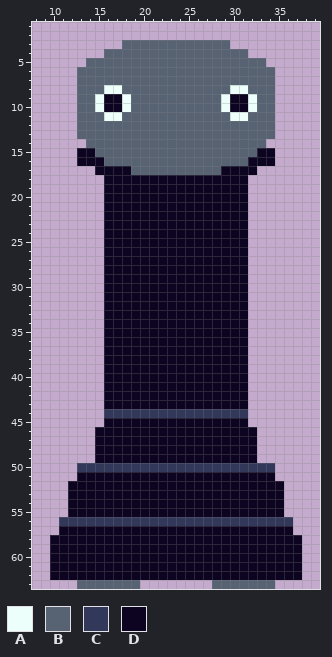
Two versions of one pixel-art file, assets/robot.aseprite. The picture above was drawn from the file before the commit.
48x64 pixels, 1 frame. Shown: x 8..39, y 1..63.
Palette (. is transparent): A #ecfffb  B #576373  C #323859  D #0c0421
Once edited:
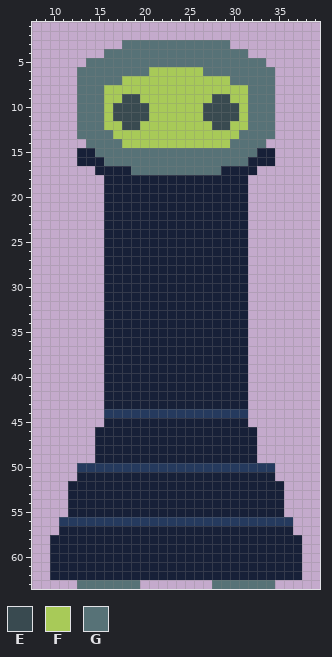
Colours new in this view: E #394a50  F #a8ca58  G #577277
What changed:
@@ palette @@
-C #323859
+C #253a5e
-D #0c0421
+D #172038
--- layers "head", "body"
@@ x 8..39 @@
  2 ................................
- 3 ..........BBBBBBBBBBBB..........
- 4 ........BBBBBBBBBBBBBBBB........
- 5 ......BBBBBBBBBBBBBBBBBBBB......
- 6 .....BBBBBBBBBBBBBBBBBBBBBB.....
- 7 .....BBBBBBBBBBBBBBBBBBBBBB.....
- 8 .....BBBAABBBBBBBBBBBBAABBB.....
- 9 .....BBADDABBBBBBBBBBADDABB.....
-10 .....BBADDABBBBBBBBBBADDABB.....
-11 .....BBBAABBBBBBBBBBBBAABBB.....
-12 .....BBBBBBBBBBBBBBBBBBBBBB.....
-13 .....BBBBBBBBBBBBBBBBBBBBBB.....
-14 ......BBBBBBBBBBBBBBBBBBBB......
-15 .....DDBBBBBBBBBBBBBBBBBBDD.....
-16 .....DDDBBBBBBBBBBBBBBBBDDD.....
-17 .......DDDDBBBBBBBBBBDDDD.......
+ 3 ..........GGGGGGGGGGGG..........
+ 4 ........GGGGGGGGGGGGGGGG........
+ 5 ......GGGGGGGGGGGGGGGGGGGG......
+ 6 .....GGGGGGGGFFFFFFGGGGGGGG.....
+ 7 .....GGGGGFFFFFFFFFFFFGGGGG.....
+ 8 .....GGGFFFFFFFFFFFFFFFFGGG.....
+ 9 .....GGGFFEEFFFFFFFFEEFFGGG.....
+10 .....GGGFEEEEFFFFFFEEEEFGGG.....
+11 .....GGGFEEEEFFFFFFEEEEFGGG.....
+12 .....GGGFFEEFFFFFFFFEEFFGGG.....
+13 .....GGGGFFFFFFFFFFFFFFGGGG.....
+14 ......GGGGFFFFFFFFFFFFGGGG......
+15 .....DDGGGGGGGGGGGGGGGGGGDD.....
+16 .....DDDGGGGGGGGGGGGGGGGDDD.....
+17 .......DDDDGGGGGGGGGGDDDD.......
 18 ........DDDDDDDDDDDDDDDD........
@@ x 8..39 @@
 62 ..DDDDDDDDDDDDDDDDDDDDDDDDDDDD..
-63 .....BBBBBBB........BBBBBBB.....
+63 .....GGGGGGG........GGGGGGG.....
Pixel boxes of the changes (left, top, right, bottom) in both pictures:
changed: (50, 40, 302, 589)
